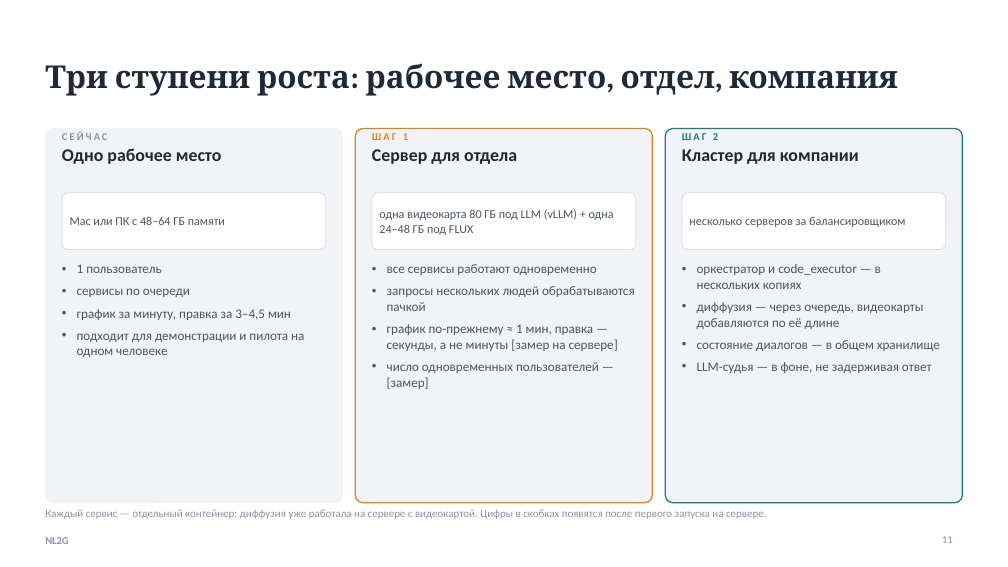
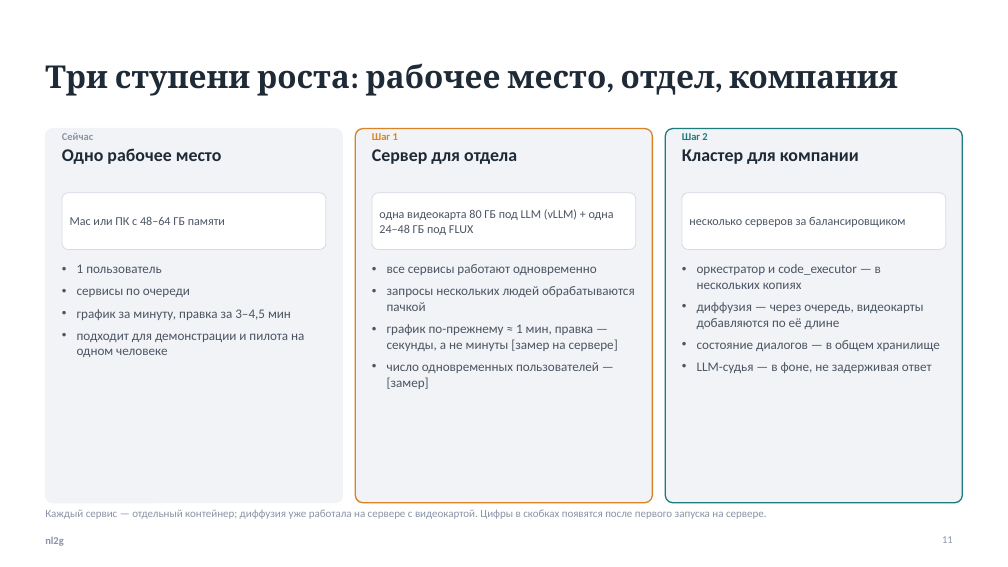
Before and after one commit to kocharyandr/nl2g, a slide deck: slide 11 of docs/ПРЕЗЕНТАЦИЯ_СЕРВИСА.pptx. Drawn at 1008x567 pixels with LibreOffice and Linux fonts; fonts in the diff are those of the drawing. Boxes give left, top, right and bottom in pixels: in the first picture for what was removed or moved away, otherwise in the second. Text is boxed around its words. In the diff, an @@ line names an element or a change of style, - is before the commit and + after.

```diff
--- a/docs/ПРЕЗЕНТАЦИЯ_СЕРВИСА.pptx
+++ b/docs/ПРЕЗЕНТАЦИЯ_СЕРВИСА.pptx
@@ text at box(62, 133, 93, 140): text changed @@
-СЕЙЧАС
+Сейчас
@@ text at box(372, 133, 398, 140): text changed @@
-ШАГ 1
+Шаг 1
@@ text at box(682, 133, 707, 140): text changed @@
-ШАГ 2
+Шаг 2
@@ text at box(45, 537, 63, 546): text changed @@
-NL2G
+nl2g
```
Also in this commit, not shown: 13 other slides changed, 1 other file.
